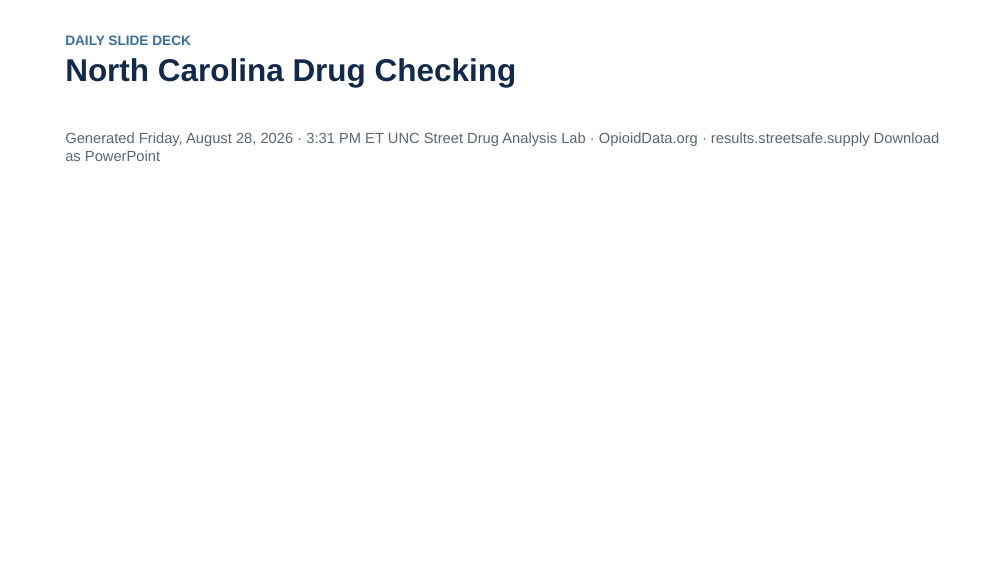
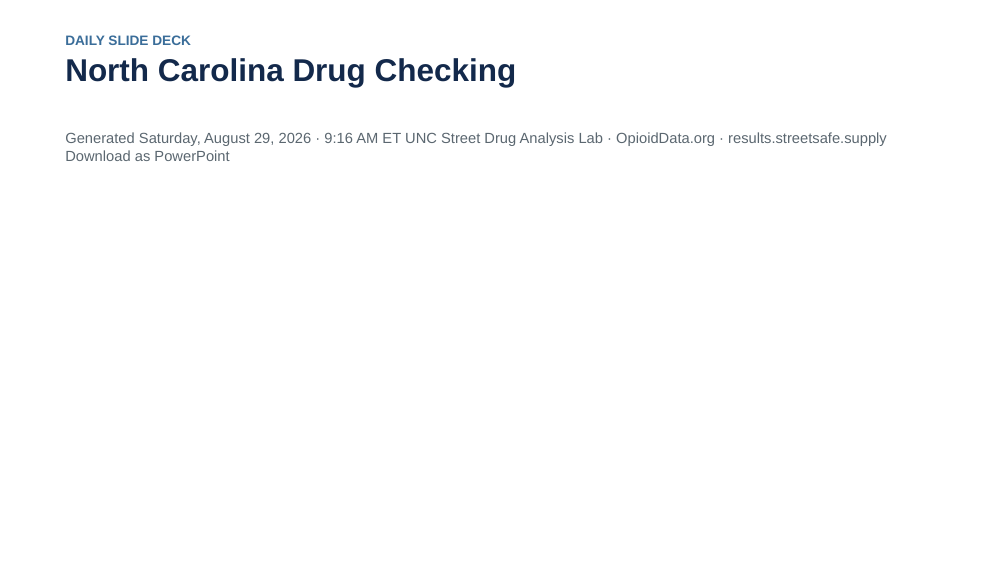
Before and after one commit to opioiddatalab/ncslides, a slide deck: slide 1 of docs/nc-drug-checking-latest.pptx. Drawn at 1008x567 pixels with LibreOffice and Linux fonts; fonts in the diff are those of the drawing. Boxes give left, top, right and bottom in pixels: in the first picture for what was removed or moved away, otherwise in the second. Text is boxed around its words. In the diff, an @@ line names an element or a change of style, - is before the commit and + after.

```diff
--- a/docs/nc-drug-checking-latest.pptx
+++ b/docs/nc-drug-checking-latest.pptx
@@ text at [65, 132, 887, 161]: text changed @@
-Generated Friday, August 28, 2026 · 3:31 PM ET UNC Street Drug Analysis Lab · OpioidData.org · results.streetsafe.supply Download as PowerPoint
+Generated Saturday, August 29, 2026 · 9:16 AM ET UNC Street Drug Analysis Lab · OpioidData.org · results.streetsafe.supply Download as PowerPoint
```
Also in this commit, not shown: 5 other slides changed, 3 other files.
